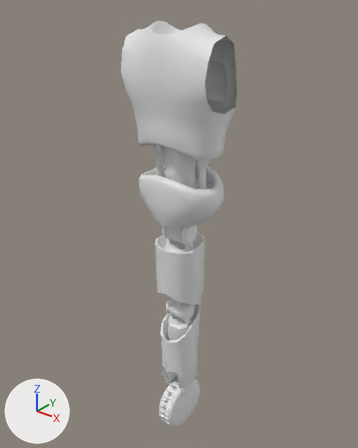
One commit to the FBX model Assets/3Dmodels/3Dmodels_Bodies/3Dmodels_Bodies_WonderBodies/3Dmodels_Bodies_WonderBodies_Males/3Dmodel_Body_WonderBody_Male_Normal/3Dmodel_Body_WonderBody_Male_Normal_TorsoMonowheel.fbx: the scene before it, then after it.
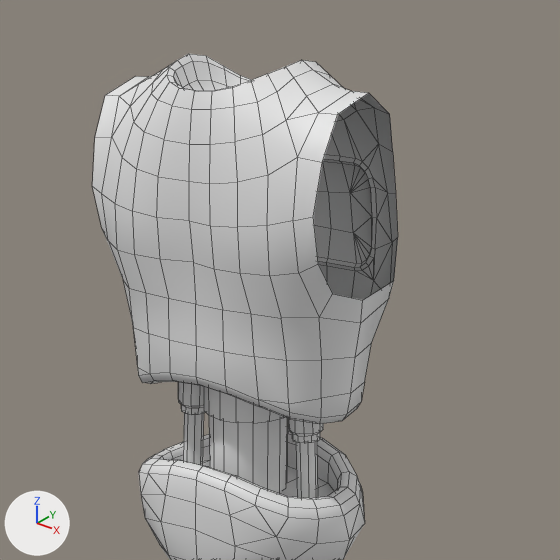
Old and new are each drawn whole from a 50 mm camera at (0.995, -1.251, 1.618) aimed at (-0.038, 0.041, 0.817) and again close up on the part from 24% to 83% of the width and 0% to 48% of the height. The lights are fixed; the arrows at lower left show +X, +Y and +Z. The last two pictures show the newer version. The close-ups show mesh edges as thin lines. Where no turn or scale is listed for an object, it has been applied to the vertices. Vertices at exactly the same position are counted once.

In view in the first close-up: 'Body_WonderBody_Male_Normal_TorsoMonowheel'.
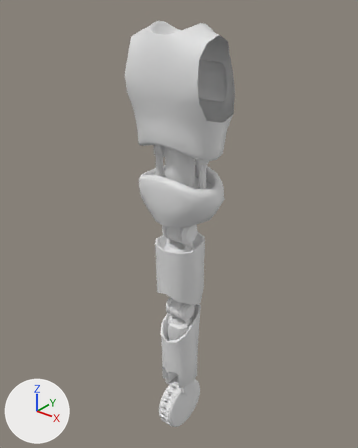
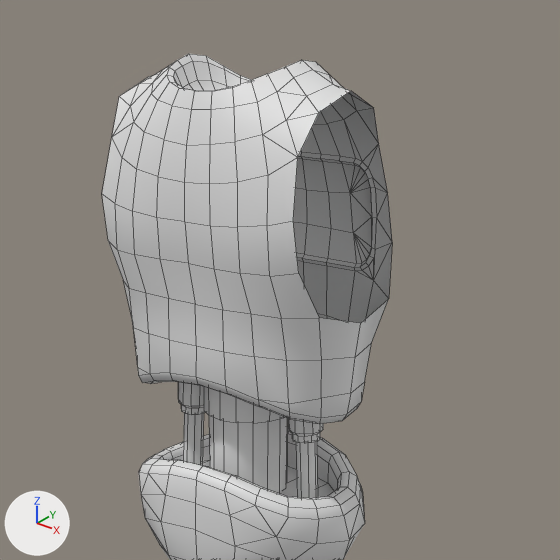
Where the newer file only moved an object's origin or applied its transform, the numbers keep the older frame.

The change in detail:
me_body_wonderbody_male_normal_torsomonowheel is used by ob_body_wonderbody_male_normal_torsomonowheel; location (0.0, 0.0, 0.0).
me_body_wonderbody_male_normal_torsomonowheel had 1845 vertices, 2004 faces and spanned x -0.178..0.178, y -0.118..0.118, z 0.074..1.515.
me_body_wonderbody_male_normal_torsomonowheel now has 1821 vertices, 1986 faces and spans x -0.171..0.171, y -0.118..0.118, z 0.074..1.515.
Part 1, on me_body_wonderbody_male_normal_torsomonowheel:
12 vertices are removed from x -0.178..-0.16, y -0.096..0.07, z 1.265..1.486.
15 faces are deleted.
4 vertices move from x 0.0, y -0.107..-0.102, z 1.301..1.43 to x 0.0, y -0.115..-0.11, z 1.3..1.429.
6 new faces join them.
Part 2, on me_body_wonderbody_male_normal_torsomonowheel:
12 vertices are removed from x 0.16..0.178, y -0.096..0.07, z 1.265..1.486.
15 faces are deleted.
6 new faces join them.

Changed parts and their boxes (x1, y1, x2, y2) in the close-ups (560 x 560 px):
'Body_WonderBody_Male_Normal_TorsoMonowheel', reshaped
    before: (92, 54, 398, 560)
    after: (102, 54, 392, 560)
part 1 of me_body_wonderbody_male_normal_torsomonowheel, built on
    before: (92, 70, 223, 309)
    after: (112, 70, 223, 309)
part 2 of me_body_wonderbody_male_normal_torsomonowheel, cut back
    before: (263, 70, 398, 323)
    after: (263, 70, 343, 175)
